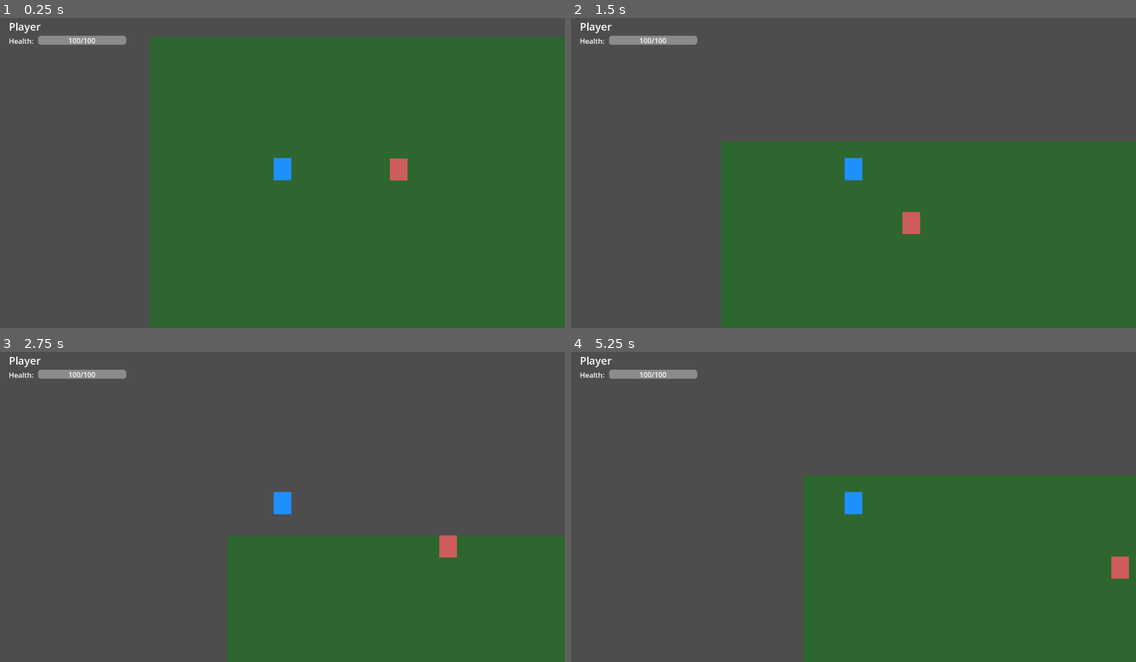
Above: before the commit, frames 1-4 (two rows, left to right).
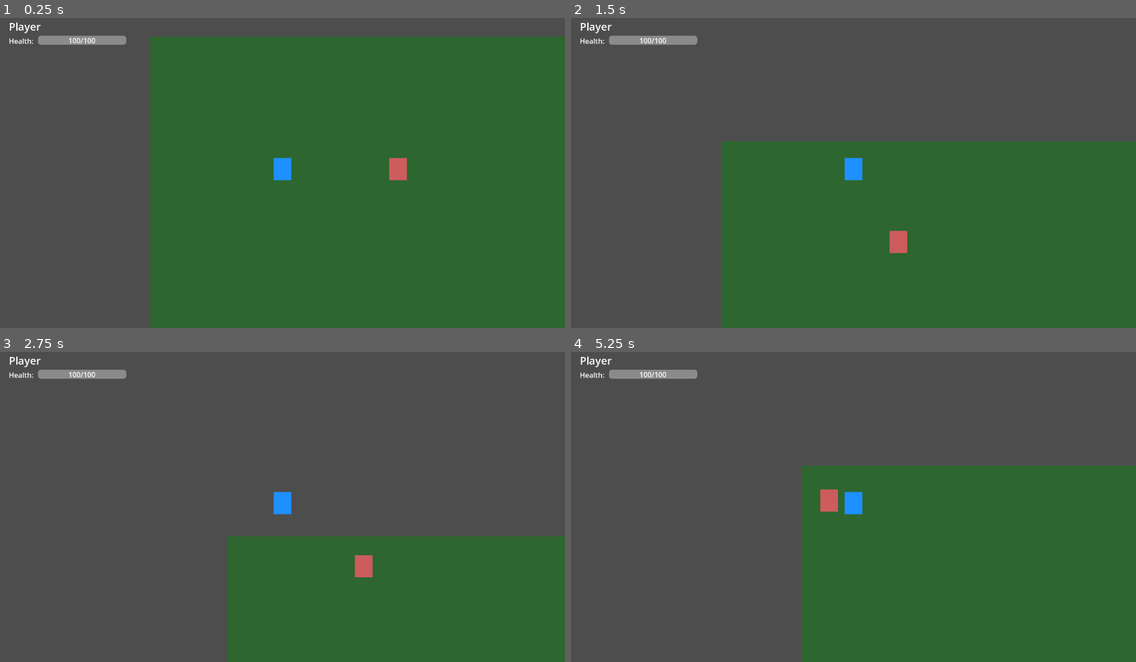
Above: after the commit, the same moments.

Repository: liup215/UnchartedLife
Game: Godot game, scene res://memory-bank/main.tscn
Two runs of this game, one before a commit and one after it. Both use one fixed random seed, a clock stepped at 60 frames per second and the inputs below. This scene is started directly instead of the project's main scene.
Inputs:
- Up to frame 1 (0.25 s): no input
- Up to frame 2 (1.5 s): hold Up (ui_up) from 0.53 s (still down)
- Up to frame 3 (2.75 s): release Up (ui_up) at 2.03 s; hold Left (ui_left) from 2.03 s (still down)
- Up to frame 4 (5.25 s): release Left (ui_left) at 3.53 s; hold Down (ui_down) 3.53-4.28 s; hold Right (ui_right) 4.28-5.03 s; hold Up (ui_up) from 5.03 s (still down)

The runs differ from the first frame. In frame 1, less than 0.1% of the frame differs, in the area x 68-73%, y 45-53%; in frame 2, 0.4%; in frame 3, 0.5%; in frame 4, 2.4%, in the area x 40-100%, y 36-100%.

Commit message:
Refactor actor initialization and enhance goblin/player AI behavior

Diff:
--- a/features/actor/actor.gd
+++ b/features/actor/actor.gd
@@ -12,10 +12,6 @@
     # Ensure components are valid
     assert(stats_component, "StatsComponent is missing from Actor.")
     assert(health_component, "HealthComponent is missing from Actor.")
-
-    # Initialize health from stats data
-    var max_health_from_stats = stats_component.get_max_health()
-    health_component.set_max_health(max_health_from_stats)
 
     # Connect to the health component's signals
     health_component.died.connect(_on_died)
--- a/features/actor/base_actor.tscn
+++ b/features/actor/base_actor.tscn
@@ -5,6 +5,7 @@
 [ext_resource type="PackedScene" uid="uid://c7d8faf0a1b2c" path="res://components/stats_component.tscn" id="3_ghijk"]
 
 [node name="BaseActor" type="CharacterBody2D"]
+motion_mode = 1
 script = ExtResource("1_12345")
 
 [node name="Visuals" type="Polygon2D" parent="."]
@@ -13,3 +14,5 @@
 [node name="HealthComponent" parent="." instance=ExtResource("2_abcde")]
 
 [node name="StatsComponent" parent="." instance=ExtResource("3_ghijk")]
+
+[node name="CollisionShape2D" type="CollisionShape2D" parent="." owner="."]
--- a/features/enemy/goblin.gd
+++ b/features/enemy/goblin.gd
@@ -2,17 +2,67 @@
 # The main script for the Goblin enemy.
 # It extends the base Actor class.
 extends "res://features/actor/actor.gd"
+
+enum State { WANDER, CHASE }
+
+var player: Node2D = null
+var current_state: State = State.WANDER
+var wander_direction: Vector2 = Vector2.ZERO
+
+@onready var detection_radius: float = 400.0
+@onready var wander_timer: Timer = $WanderTimer
 
 func _ready():
     # Assign the specific data resource for the goblin.
     stats_component.data = load("res://data/enemies/goblin_data.tres")
     # Call the parent's _ready function to initialize health etc.
     super()
+
+    # Now that the actor and its components are ready, initialize health.
+    health_component.set_max_health(stats_component.get_max_health())
+
     # Set goblin color
     visuals.color = Color.INDIAN_RED
+    # Connect the timer's timeout signal
+    wander_timer.timeout.connect(_on_wander_timer_timeout)
+    # Initialize the first wander direction
+    _update_wander_direction()
 
-# Enemy-specific logic will go here, such as AI.
 func _physics_process(_delta: float):
-    # Placeholder AI: move in a circle
-    velocity = Vector2(1, 0).rotated(Time.get_ticks_msec() / 1000.0) * stats_component.get_move_speed()
+    # Try to find the player if we haven't already
+    if not is_instance_valid(player):
+        player = get_tree().get_first_node_in_group("player")
+
+    # If player is found, run AI logic. Otherwise, do nothing.
+    if is_instance_valid(player):
+        var distance_to_player = global_position.distance_to(player.global_position)
+
+        if distance_to_player < detection_radius:
+            current_state = State.CHASE
+        else:
+            current_state = State.WANDER
+    else:
+        # Player not found, stay in wander state and don't move.
+        current_state = State.WANDER
+        velocity = Vector2.ZERO
+        move_and_slide()
+        return
+
+    # --- State Action Logic ---
+    match current_state:
+        State.WANDER:
+            velocity = wander_direction * (stats_component.get_move_speed() * 0.5) # Wander at half speed
+        State.CHASE:
+            var direction_to_player = global_position.direction_to(player.global_position)
+            velocity = direction_to_player * stats_component.get_move_speed()
+
     move_and_slide()
+
+func _on_wander_timer_timeout():
+    # This is called every time the WanderTimer finishes
+    if current_state == State.WANDER:
+        _update_wander_direction()
+
+func _update_wander_direction():
+    # Create a new random direction vector
+    wander_direction = Vector2(randf_range(-1, 1), randf_range(-1, 1)).normalized()
--- a/features/enemy/goblin.tscn
+++ b/features/enemy/goblin.tscn
@@ -7,7 +7,13 @@
 radius = 30.0
 
 [node name="Goblin" instance=ExtResource("1_pqrst")]
+collision_layer = 4
+collision_mask = 3
 script = ExtResource("2_uvwxy")
 
-[node name="CollisionShape2D" type="CollisionShape2D" parent="." index="2"]
+[node name="CollisionShape2D" parent="." index="3"]
 shape = SubResource("CircleShape2D_12345")
+
+[node name="WanderTimer" type="Timer" parent="." owner="."]
+wait_time = 2.0
+autostart = true
--- a/features/player/player.gd
+++ b/features/player/player.gd
@@ -8,6 +8,14 @@
     stats_component.data = load("res://data/items/player_data.tres")
     # Call the parent's _ready function to initialize health etc.
     super()
+
+    # Programmatically add to groups to ensure timing is correct.
+    add_to_group("player")
+    add_to_group("saveable")
+
+    # Now that the actor and its components are ready, initialize health.
+    health_component.set_max_health(stats_component.get_max_health())
+
     # Set player color
     visuals.color = Color.DODGER_BLUE
 
@@ -35,8 +43,8 @@
     position.y = data.get("position_y", position.y)
 
     # Set health, ensuring it doesn't exceed max health
-    var loaded_health = data.get("current_health", health_component.get_max_health())
-    health_component.set_health(loaded_health)
+    var loaded_health = data.get("current_health", health_component.max_health)
+    health_component.current_health = loaded_health
 
     # We also need to update the HUD after loading
     # The health_changed signal will do this automatically when we set health.
--- a/features/player/player.tscn
+++ b/features/player/player.tscn
@@ -8,10 +8,11 @@
 height = 70.0
 
 [node name="Player" instance=ExtResource("1_abcde")]
+collision_layer = 2
+collision_mask = 4
 script = ExtResource("2_fghij")
-groups=["player", "saveable"]
 
-[node name="CollisionShape2D" type="CollisionShape2D" parent="." index="2"]
+[node name="CollisionShape2D" parent="." index="3"]
 shape = SubResource("CapsuleShape2D_abcde")
 
-[node name="Camera2D" type="Camera2D" parent="."]
+[node name="Camera2D" type="Camera2D" parent="." owner="."]
--- a/project.godot
+++ b/project.godot
@@ -33,6 +33,18 @@
 toggle_menu=[Object(InputEventKey,"resource_local_to_scene":false,"resource_name":"","device":0,"window_id":0,"alt_pres …(202 unchanged characters)…
 ]
 
+[layer_names]
+
+2d_physics/layer_1="world"
+2d_physics/layer_2="player"
+2d_physics/layer_3="enemy"
+2d_physics/layer_4="items"
+
+[groups]
+
+player="&\"player\""
+saveable="&\"saveable\""
+
 [rendering]
 
 renderer/rendering_method="gl_compatibility"
--- a/ui/system_menu/system_menu.tscn
+++ b/ui/system_menu/system_menu.tscn
@@ -21,10 +21,6 @@
 anchor_bottom = 1.0
 grow_horizontal = 2
 grow_vertical = 2
-theme_override_constants/margin_left = 20
-theme_override_constants/margin_top = 20
-theme_override_constants/margin_right = 20
-theme_override_constants/margin_bottom = 20
 
 [node name="VBoxContainer" type="VBoxContainer" parent="Panel"]
 layout_mode = 2
@@ -40,11 +36,14 @@
 
 [node name="TabContainer" type="TabContainer" parent="Panel/VBoxContainer/MarginContainer"]
 layout_mode = 2
+current_tab = 0
 
 [node name="Character" type="TabBar" parent="Panel/VBoxContainer/MarginContainer/TabContainer"]
 layout_mode = 2
+current_tab = 0
 tab_count = 1
 tab_0/title = "Character"
+metadata/_tab_index = 0
 
 [node name="Label" type="Label" parent="Panel/VBoxContainer/MarginContainer/TabContainer/Character"]
 layout_mode = 1
@@ -60,8 +59,10 @@
 [node name="Inventory" type="TabBar" parent="Panel/VBoxContainer/MarginContainer/TabContainer"]
 visible = false
 layout_mode = 2
+current_tab = 0
 tab_count = 1
 tab_0/title = "Inventory"
+metadata/_tab_index = 1
 
 [node name="Label2" type="Label" parent="Panel/VBoxContainer/MarginContainer/TabContainer/Inventory"]
 layout_mode = 1
@@ -77,8 +78,10 @@
 [node name="Equipment" type="TabBar" parent="Panel/VBoxContainer/MarginContainer/TabContainer"]
 visible = false
 layout_mode = 2
+current_tab = 0
 tab_count = 1
 tab_0/title = "Equipment"
+metadata/_tab_index = 2
 
 [node name="Label3" type="Label" parent="Panel/VBoxContainer/MarginContainer/TabContainer/Equipment"]
 layout_mode = 1
@@ -94,8 +97,10 @@
 [node name="Skills" type="TabBar" parent="Panel/VBoxContainer/MarginContainer/TabContainer"]
 visible = false
 layout_mode = 2
+current_tab = 0
 tab_count = 1
 tab_0/title = "Skills"
+metadata/_tab_index = 3
 
 [node name="Label4" type="Label" parent="Panel/VBoxContainer/MarginContainer/TabContainer/Skills"]
 layout_mode = 1
@@ -111,8 +116,10 @@
 [node name="Options" type="TabBar" parent="Panel/VBoxContainer/MarginContainer/TabContainer"]
 visible = false
 layout_mode = 2
+current_tab = 0
 tab_count = 1
 tab_0/title = "Options"
+metadata/_tab_index = 4
 
 [node name="Label5" type="Label" parent="Panel/VBoxContainer/MarginContainer/TabContainer/Options"]
 layout_mode = 1
Not shown: 1 places in main.tscn that only renumber resources
Not shown: 1 places in ui/system_menu/system_menu.tscn that only renumber resources
